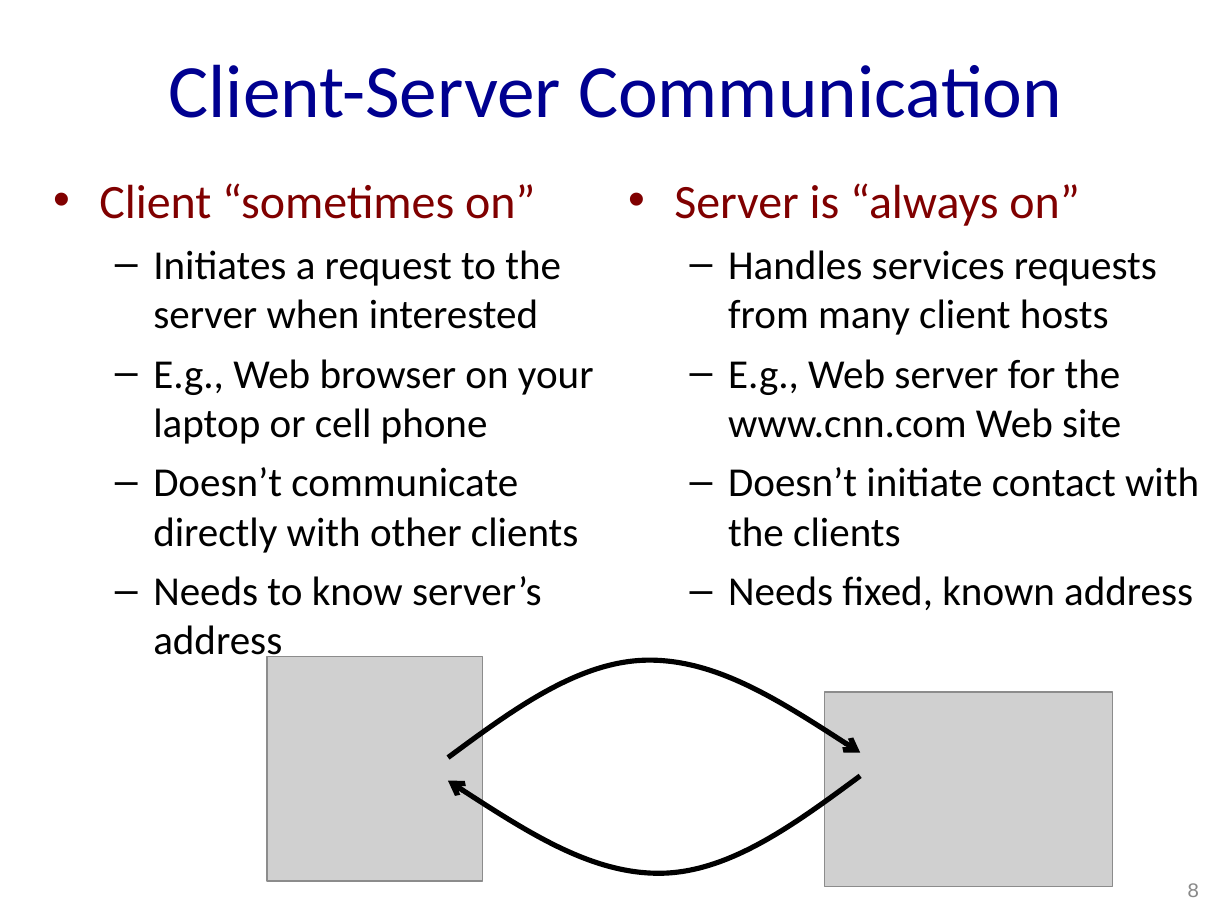
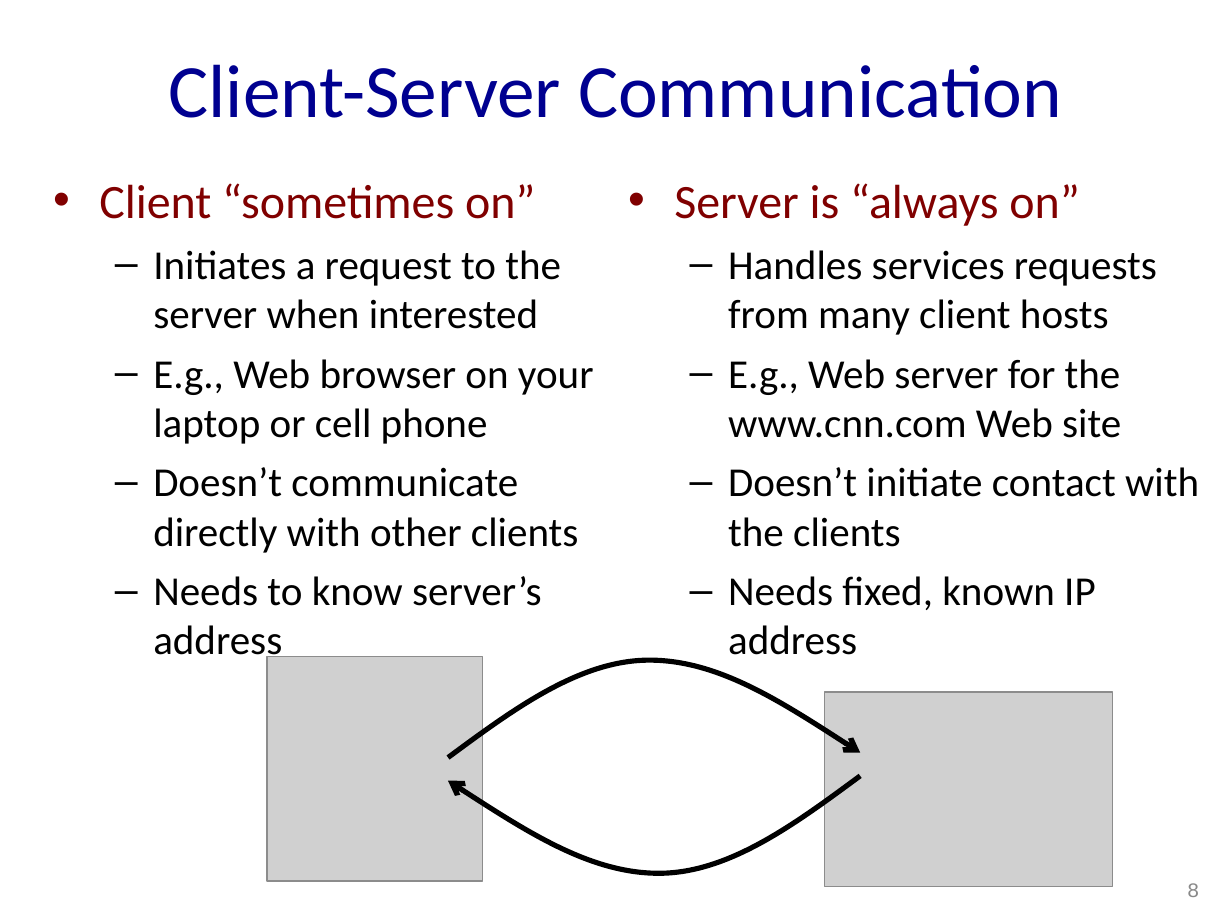
Before and after one commit to sepehrabdous/Computer_Networks_Fall22, a slide deck: slide 8 of Assignment0/socket_programming.ppt. Drawn at 1232x924 pixels with LibreOffice and Linux fonts; fonts in the diff are those of the drawing; grey boxes stand for pictures. Boxes give left, top, right and bottom in pixels: in the first picture for what was removed or moved away, otherwise in the second. Text is boxed around its words. In the diff, an @@ line names an element or a change of style, - is before the commit and + after.

Commit message:
update

```diff
--- a/Assignment0/socket_programming.ppt
+++ b/Assignment0/socket_programming.ppt
@@ text at (x1=728, y1=576, x2=1096, y2=655): text changed @@
-  – Needs fixed, known address
+  – Needs fixed, known IP address
```
Also in this commit, not shown: 2 other slides changed.
